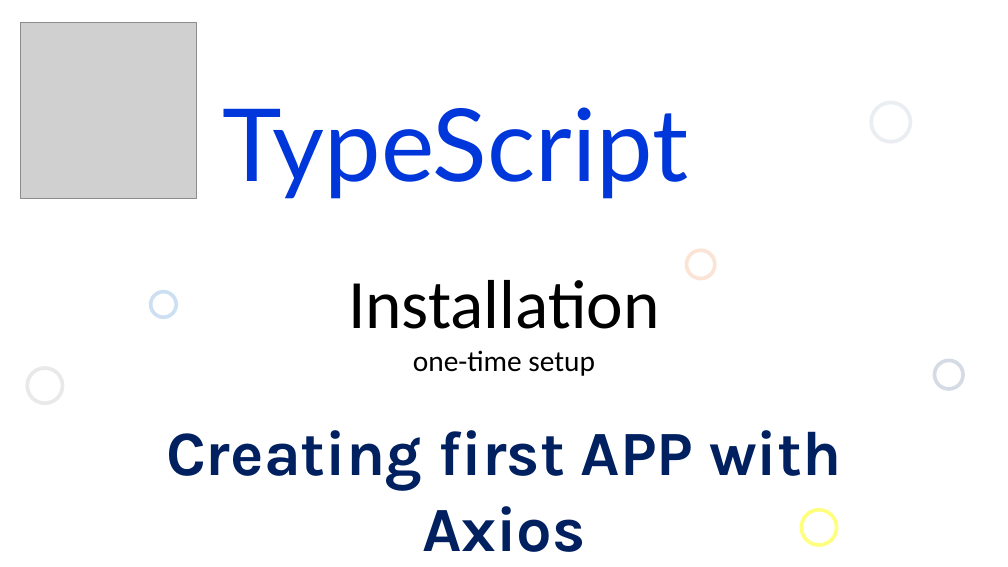
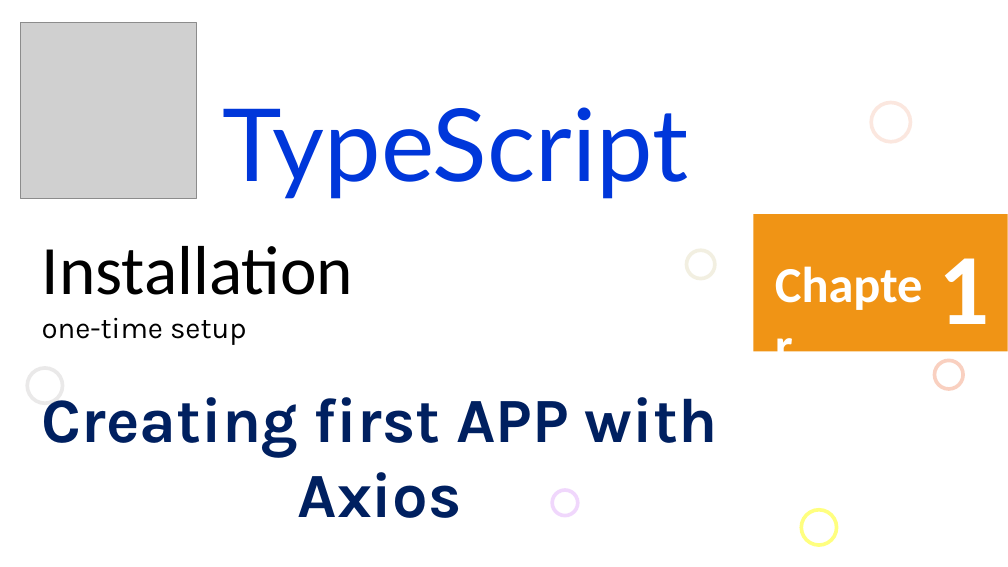
Before and after one commit to uidhtml/typescript-tutorials, a slide deck: slide 1 of typescript-tutorials.pptx. Drawn at 1008x567 pixels with LibreOffice and Linux fonts; fonts in the diff are those of the drawing; grey boxes stand for pictures; background and template pictures are left out. Boxes give left, top, right and bottom in pixels: in the first picture for what was removed or moved away, otherwise in the second. Text is boxed around its words. In the diff, an @@ line names an element or a change of style, - is before the commit and + after.

Commit message:
Added chapter 7

```diff
--- a/typescript-tutorials.pptx
+++ b/typescript-tutorials.pptx
@@ ellipse at box(871, 103, 910, 142): outline #D6DCE5 3.5 pt to #F9D1C1 3.5 pt @@
@@ text "Installation one-time setup": place and size @@
-text "Installation one-time setup" at box(166, 280, 842, 552)
+text "Installation one-time setup" at box(42, 246, 718, 518)
@@ rectangle added at box(753, 214, 1008, 352), fill #F09415 @@
@@ text at box(42, 246, 353, 345): font Calibri to Karla in "one-time setup"; alignment centre to left @@
@@ text added at box(768, 249, 939, 318), 48 pt, text #FFFFFF, bold @@
+Chapter
@@ text added at box(939, 258, 990, 324), 96 pt, text #FFFFFF, bold @@
+1
@@ ellipse at box(935, 361, 963, 389): outline #ADB9CA 3.5 pt to #F4A283 3.5 pt @@
@@ ellipse: place and size @@
-ellipse at box(150, 292, 176, 318)
+ellipse at box(552, 490, 578, 516)
@@ ellipse at box(552, 490, 578, 516): outline #9DC3E6 3.5 pt to #E3B1FB 3.5 pt @@
```
Also in this commit, not shown: 13 other slides changed, 3 slides added, 3 slides removed, 1 other file.
